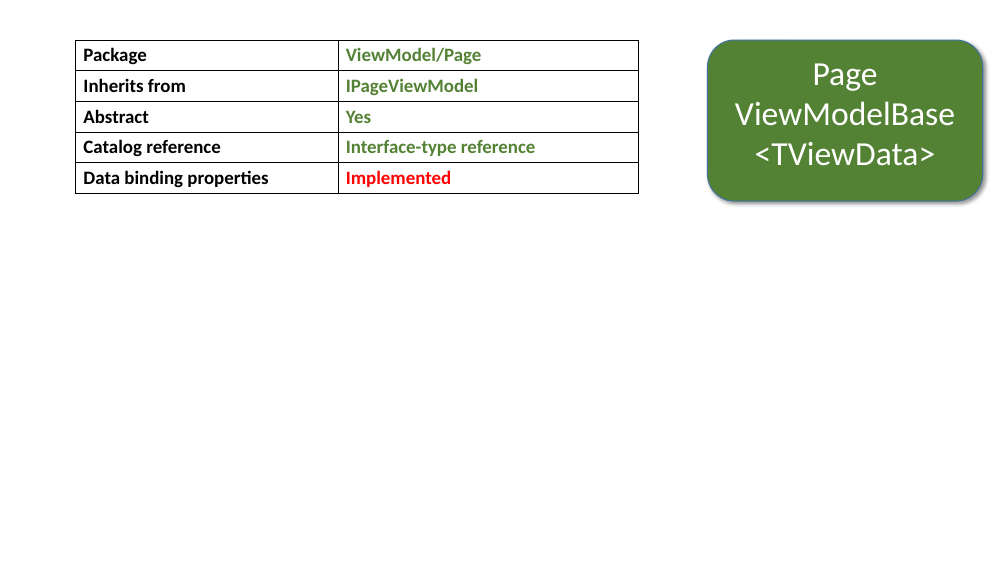
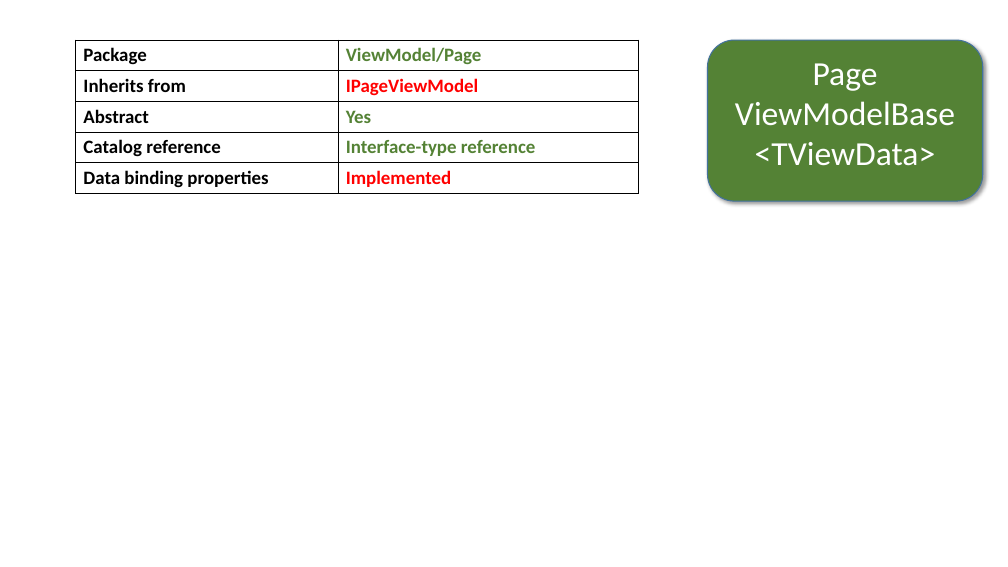
Before and after one commit to perl-easj/Teaching-materials, a slide deck: slide 246 of CSharpProgramming/Presentations/MVVMStarter/MVVMStarter2018 Class Library.pptx (slide 244 before the commit). Drawn at 1008x567 pixels with LibreOffice and Linux fonts; fonts in the diff are those of the drawing. Boxes give left, top, right and bottom in pixels: in the first picture for what was removed or moved away, otherwise in the second. Text is boxed around its words. In the diff, an @@ line names an element or a change of style, - is before the commit and + after.

```diff
--- a/CSharpProgramming/Presentations/MVVMStarter/MVVMStarter2018 Class Library.pptx
+++ b/CSharpProgramming/Presentations/MVVMStarter/MVVMStarter2018 Class Library.pptx
@@ table at box(76, 40, 638, 194) @@
@@ text colour #548235 to #FF0000 in "IPageViewModel" @@
```
Also in this commit, not shown: 20 other slides changed, 2 slides added.
